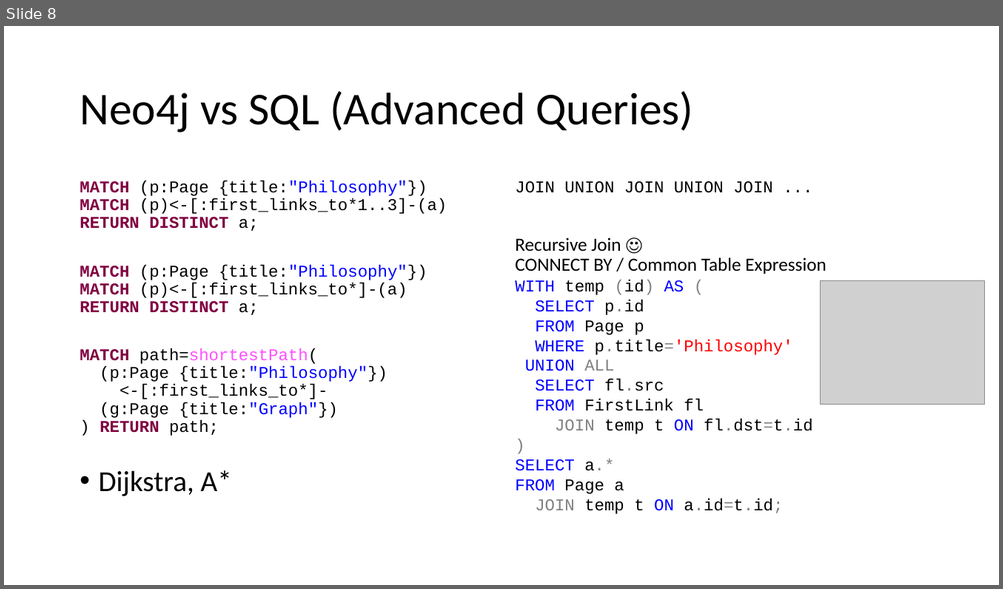
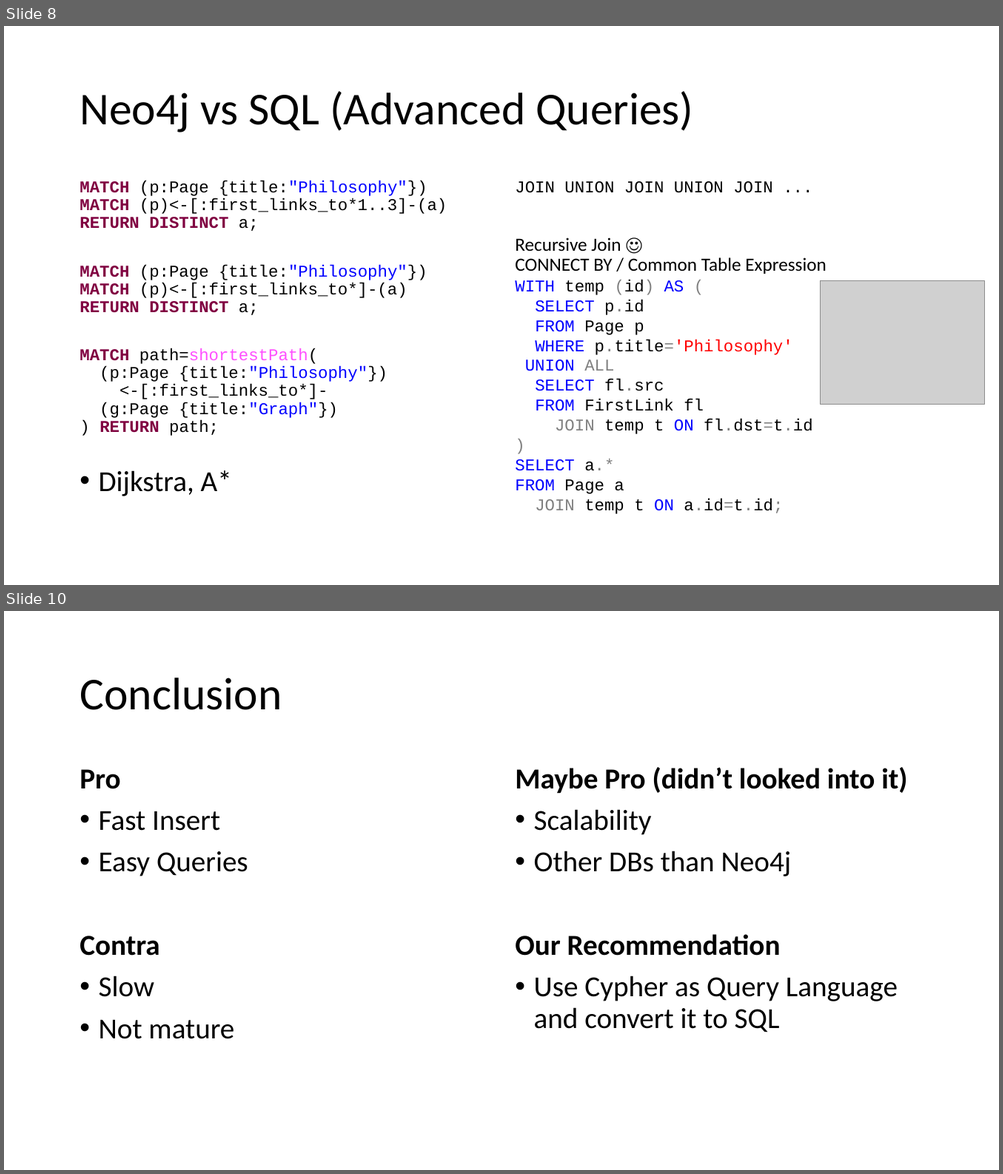
Before and after one commit to bernhardmgruber/philosophywiki, a slide deck: doc/presentation/Presentation.pptx. Shown one above the other, each under a label of ours: slide 8 before the commit, slides 8 and 10 after it; the slides between them are not shown. The pictures are 1003x589 and 1003x1174 pixels, drawn with LibreOffice and Linux fonts; fonts in the diff are those of the drawing; grey boxes stand for pictures. Boxes give left, top, right and bottom in pixels: in the first picture for what was removed or moved away, otherwise in the second. Text is boxed around its words. In the diff, an @@ line names an element or a change of style, - is before the commit and + after.

Commit message:
Added conclusion in presentation. Updated benchmarks in presentation.

```diff
--- a/doc/presentation/Presentation.pptx
+++ b/doc/presentation/Presentation.pptx
@@ slide 10 added at (4, 611, 999, 1170), background #FFFFFF @@
@@ title added at (79, 678, 282, 710), 44 pt, text #000000 @@
+Conclusion
@@ text added at (79, 769, 248, 1039), 28 pt, text #000000 @@
+Pro
+• Fast Insert
+• Easy Queries
+Contra
+• Slow
+• Not mature
@@ text added at (515, 767, 907, 1033), 28 pt, text #000000 @@
+Maybe Pro (didn’t looked into it)
+• Scalability
+• Other DBs than Neo4j
+Our Recommendation
+• Use Cypher as Query Language and convert it to SQL
```
Also in this commit, not shown: 2 slides changed, 1 other slide added.
